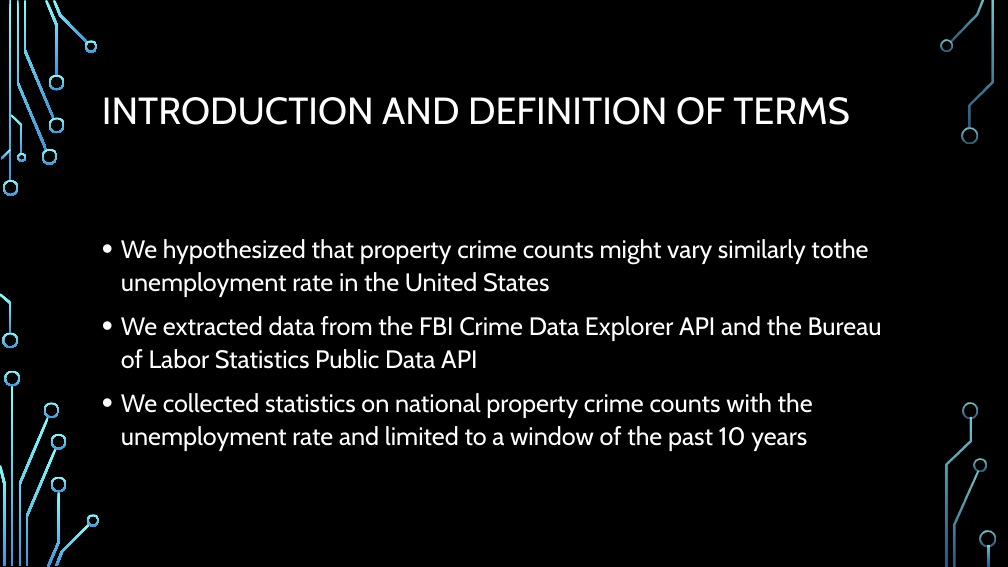
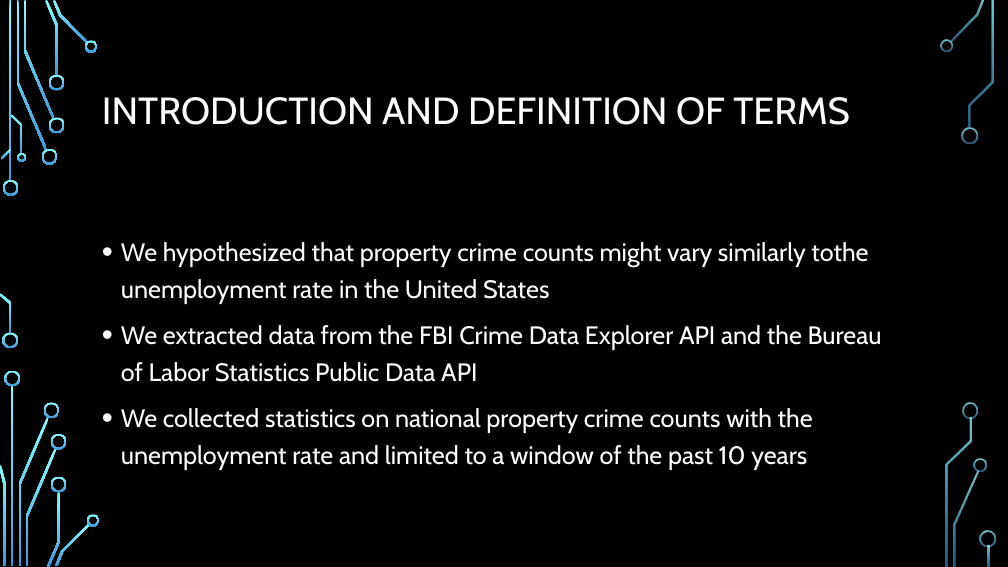
Before and after one commit to jmort16/API_Project, a slide deck: slide 2 of API project presentation.pptx. Drawn at 1008x567 pixels with LibreOffice and Linux fonts; fonts in the diff are those of the drawing; background and template pictures are left out. Boxes give left, top, right and bottom in pixels: in the first picture for what was removed or moved away, otherwise in the second. Text is boxed around its words. In the diff, an @@ line names an element or a change of style, - is before the commit and + after.

```diff
--- a/API project presentation.pptx
+++ b/API project presentation.pptx
@@ text "We hypothesized that property crime ..." at [121,242,882,470]: line spacing 1.1 to 1.2 @@
```
Also in this commit, not shown: 1 other slide changed.
